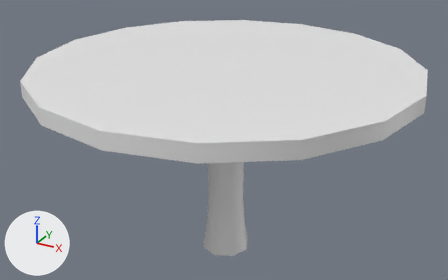
What one commit did to the FBX model Assets/Meshes/Table.fbx.
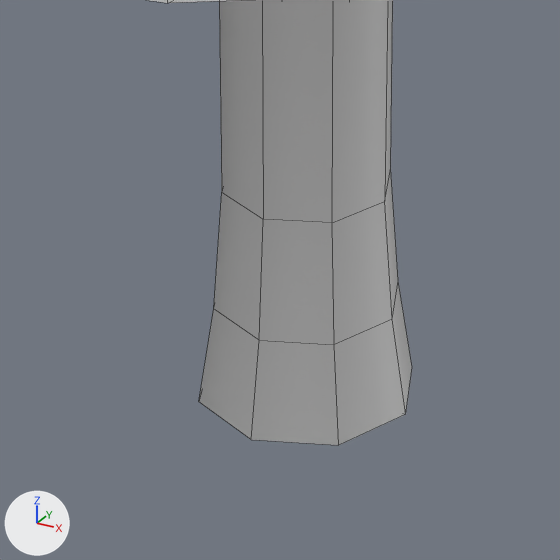
Old and new are each drawn whole from a 50 mm lens placed at (1.725, -3.06, 2.254), pointed at (0.034, 0.013, 0.717) and again close up on the part from 36% to 62% of the width and 58% to 100% of the height. The axes (+X, +Y, +Z) are drawn at lower left. The lights are the same throughout. The close-ups show mesh edges as thin lines. Where no turn or scale is listed for an object, it has been applied to the vertices.

In view in the first close-up: 'Table'.
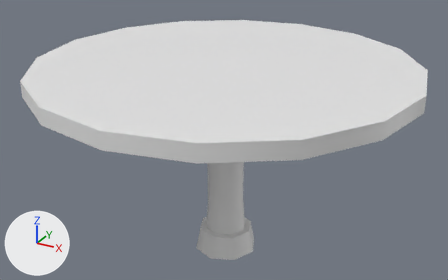
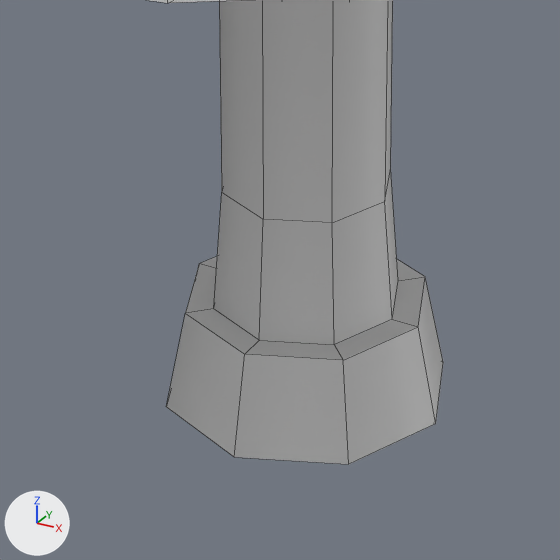
The newer file is also turned or shifted as a whole; pictures and numbers use the older file's frame.

Where the change shows, as pixel boxes [x1, y1, x2, y2] in the close-ups (560 x 560 px):
'Table', reshaped
    before: [150, 0, 412, 445]
    after: [150, 0, 443, 464]
part 1 of me_cube_009, built on
    before: [199, 283, 412, 445]
    after: [166, 256, 443, 464]

Patch to the scene script:
```diff
--- a/Assets/Meshes/Table.fbx.py
+++ b/Assets/Meshes/Table.fbx.py
@@ me_cube_009 @@
 # used by ob_table; location = (0.0, 0.0, 0.0)
-me_cube_009.from_pydata(...)  # 98 vertices, 96 faces; spans x -1.07..1.2, y -1.16..1.11, z 0.0..1.22
+me_cube_009.from_pydata(...)  # 106 vertices, 104 faces; spans x -1.07..1.2, y -1.16..1.11, z 0.0..1.22
+# me_cube_009 part 1
+# 8 vertices are removed from x -0.09..0.22, y -0.18..0.13, z 0.0
+# 12 faces are deleted
+# 16 vertices are added at x -0.13..0.26, y -0.22..0.17, z 0.0..0.14
+# 20 new faces join them
```
